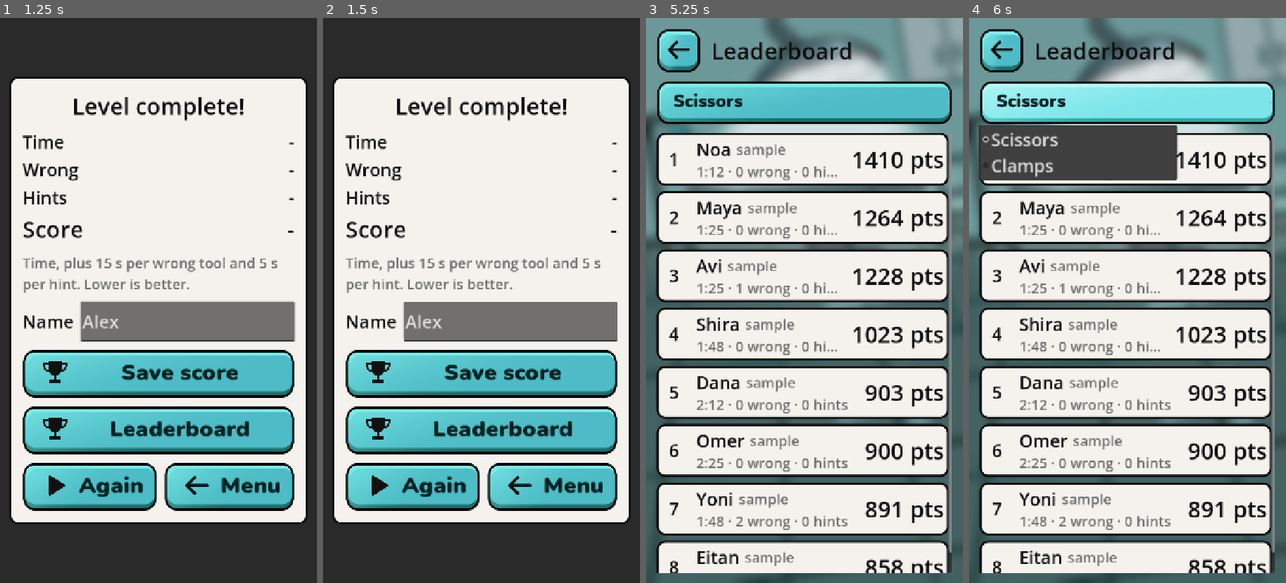
Above: before the commit, frames 1-4 (left to right).
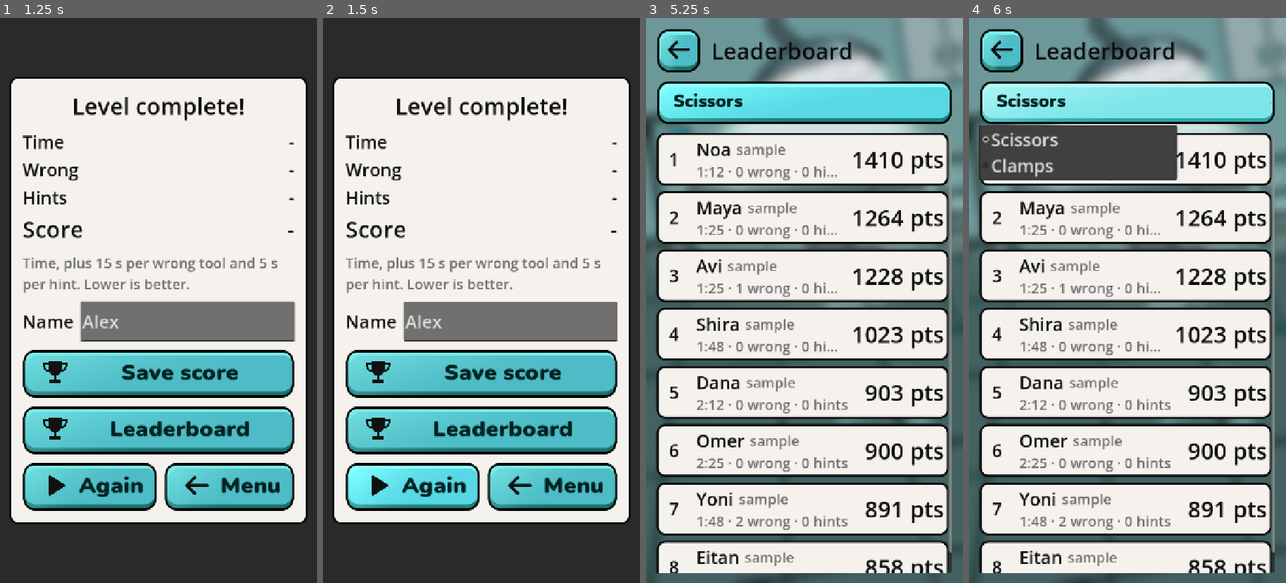
Above: after the commit, the same moments.

Repository: optimisticlucio/untitled-game-jam-game
Game: Godot game, scene res://ui/level_result.tscn
The game is run twice, just before and just after one commit, with the same random seed, the same clock (stepped at 60 frames per second) and the same inputs. This scene is started directly instead of the project's main scene.
Inputs (mouse positions are in pixels of both pictures, inside the frame that each line leads up to):
- Up to frame 1 (1.25 s): click (187, 323) at 0.52 s; type "Alex" at 0.6 s
- Up to frame 2 (1.5 s): click "Again" at 1.25 s
- Up to frame 3 (5.25 s): click "Again" at 2 s; click "Again" at 2.75 s; click "Leaderboard" at 3.5 s; click "Scissors" at 4.25 s; click "Scissors" at 5 s
- Up to frame 4 (6 s): click "Scissors" at 5.75 s

Frame 1 is identical in both runs. In frame 2, 2.1% of the frame differs, in the area x 7-49%, y 79-87%; in frame 3, 4.8%, in the area x 4-96%, y 11-18%; in frame 4, nothing differs.
Error in both runs: Invalid access to property or key 'scoring' on a base object of type 'Nil'. (res://gameplay/score_board.gd:30)

Commit message:
Buttons light up under the mouse
Hover: the painted button a little lighter (between normal and the lit
pressed one); HUD icons brighten. On touch screens hover looks like normal,
or the last tapped button would stay lit (main menu sets that on the shared
theme, so every screen gets it).

Co-Authored-By: Claude Opus 5.5 <noreply@anthropic.com>

Diff:
--- a/ui/main_menu.gd
+++ b/ui/main_menu.gd
@@ -20,6 +20,8 @@
 
 func _ready() -> void:
 	SettingsPanel.apply_saved()
+	if DisplayServer.is_touchscreen_available():
+		_drop_hover(theme)
 	(%PlayButton as Button).pressed.connect(_on_play)
 	(%GuideButton as Button).pressed.connect(func() -> void: get_tree().change_scene_to_file(POCKET_GUIDE))
 	(%LeaderboardButton as Button).pressed.connect(func() -> void:
@@ -30,6 +32,14 @@
 	for button in find_children("*", "BaseButton", true, false):
 		button.pressed.connect(get_node(^"/root/UiSounds/Click").play)
 	_toast.modulate.a = 0.0
+
+
+## Touch screens have no hover, but the last tapped button would stay "hovered" and keep looking
+## lighter. There, hover looks like normal. The theme is shared, so this covers every screen.
+static func _drop_hover(ui_theme: Theme) -> void:
+	for type in [&"Button", &"IconButton"]:
+		ui_theme.set_stylebox(&"hover", type, ui_theme.get_stylebox(&"normal", type))
+	ui_theme.set_color(&"icon_hover_color", &"BarButton", Color.WHITE)
 
 
 func _unhandled_input(event: InputEvent) -> void:
--- a/ui/theme.tres
+++ b/ui/theme.tres
@@ -77,6 +77,18 @@
 texture_margin_right = 30.0
 texture_margin_bottom = 30.0
 
+[sub_resource type="StyleBoxTexture" id="StyleBoxTexture_button_hover"]
+content_margin_left = 38.0
+content_margin_top = 12.0
+content_margin_right = 30.0
+content_margin_bottom = 18.0
+texture = ExtResource("1_button")
+texture_margin_left = 30.0
+texture_margin_top = 30.0
+texture_margin_right = 30.0
+texture_margin_bottom = 30.0
+modulate_color = Color(1.15, 1.15, 1.15, 1)
+
 [sub_resource type="StyleBoxTexture" id="StyleBoxTexture_button_disabled"]
 content_margin_left = 38.0
 content_margin_top = 12.0
@@ -99,6 +111,18 @@
 texture_margin_top = 30.0
 texture_margin_right = 30.0
 texture_margin_bottom = 30.0
+
+[sub_resource type="StyleBoxTexture" id="StyleBoxTexture_icon_button_hover"]
+content_margin_left = 16.0
+content_margin_top = 14.0
+content_margin_right = 16.0
+content_margin_bottom = 18.0
+texture = ExtResource("1_button")
+texture_margin_left = 30.0
+texture_margin_top = 30.0
+texture_margin_right = 30.0
+texture_margin_bottom = 30.0
+modulate_color = Color(1.15, 1.15, 1.15, 1)
 
 [sub_resource type="StyleBoxTexture" id="StyleBoxTexture_icon_button_pressed"]
 content_margin_left = 16.0
@@ -235,7 +259,8 @@
 [resource]
 default_font_size = 40
 BarButton/base_type = &"Button"
-BarButton/colors/icon_hover_pressed_color = Color(0.72, 0.72, 0.72, 1)
+BarButton/colors/icon_hover_color = Color(1.3, 1.3, 1.3, 1)
+BarButton/colors/icon_hover_pressed_color = Color(0.85, 0.85, 0.85, 1)
 BarButton/colors/icon_pressed_color = Color(0.72, 0.72, 0.72, 1)
 BarButton/styles/disabled = SubResource("StyleBoxEmpty_bar_button")
 BarButton/styles/focus = SubResource("StyleBoxEmpty_bar_button")
@@ -263,7 +288,7 @@
 Button/fonts/font = SubResource("FontVariation_button")
 Button/styles/disabled = SubResource("StyleBoxTexture_button_disabled")
 Button/styles/focus = SubResource("StyleBoxEmpty_rqugq")
-Button/styles/hover = SubResource("StyleBoxTexture_button")
+Button/styles/hover = SubResource("StyleBoxTexture_button_hover")
 Button/styles/hover_pressed = SubResource("StyleBoxTexture_button_pressed")
 Button/styles/normal = SubResource("StyleBoxTexture_button")
 Button/styles/pressed = SubResource("StyleBoxTexture_button_pressed")
@@ -279,7 +304,7 @@
 HeaderLabel/base_type = &"Label"
 HeaderLabel/font_sizes/font_size = 52
 IconButton/base_type = &"Button"
-IconButton/styles/hover = SubResource("StyleBoxTexture_icon_button")
+IconButton/styles/hover = SubResource("StyleBoxTexture_icon_button_hover")
 IconButton/styles/hover_pressed = SubResource("StyleBoxTexture_icon_button_pressed")
 IconButton/styles/normal = SubResource("StyleBoxTexture_icon_button")
 IconButton/styles/pressed = SubResource("StyleBoxTexture_icon_button_pressed")
